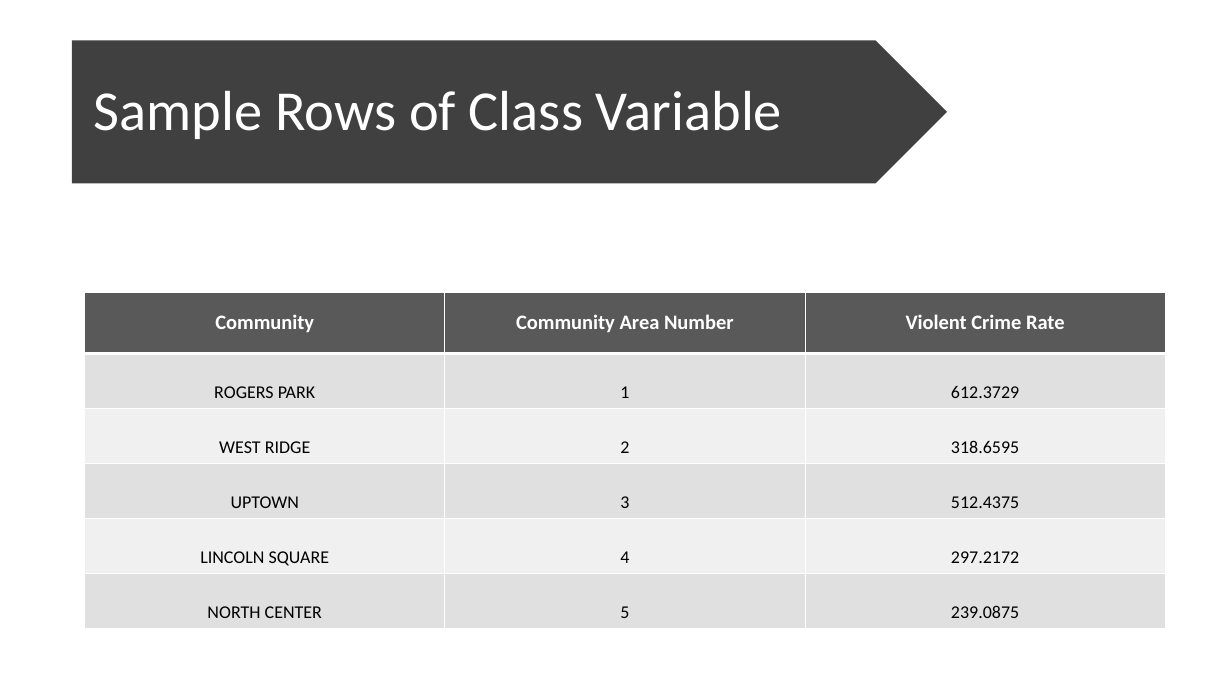
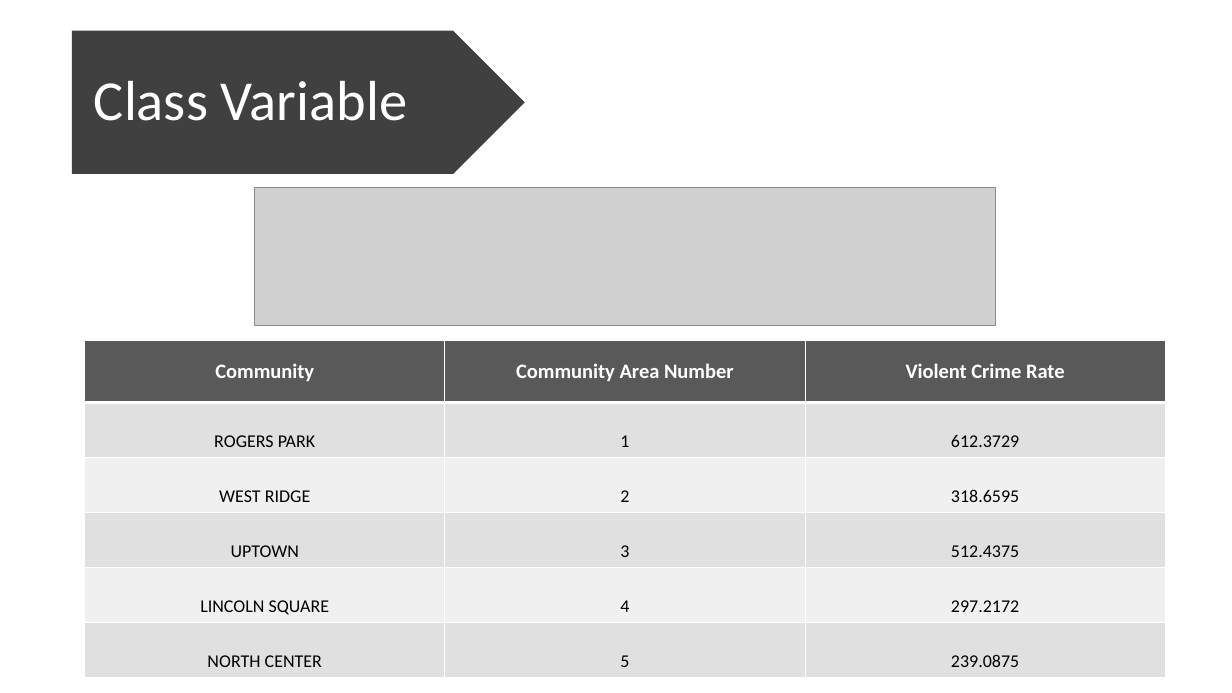
Before and after one commit to cherryyingzizhang/msci446, a slide deck: slide 8 of presentation/oralpresentation.pptx. Drawn at 1232x693 pixels with LibreOffice and Linux fonts; fonts in the diff are those of the drawing; grey boxes stand for pictures. Boxes give left, top, right and bottom in pixels: in the first picture for what was removed or moved away, otherwise in the second. Text is boxed around its words. In the diff, an @@ line names an element or a change of style, - is before the commit and + after.

```diff
--- a/presentation/oralpresentation.pptx
+++ b/presentation/oralpresentation.pptx
@@ pentagon arrow: place and size @@
-pentagon arrow at (72,41,947,184)
+pentagon arrow at (72,30,525,174)
@@ title at (94,81,407,121): text changed @@
-Sample Rows of Class Variable
+Class Variable
@@ picture added at (255,188,996,326) @@
@@ table: place and size @@
-table at (85,292,1166,629)
+table at (85,341,1166,678)
```
Also in this commit, not shown: 2 other slides changed, 1 slide added, 11 other files.
